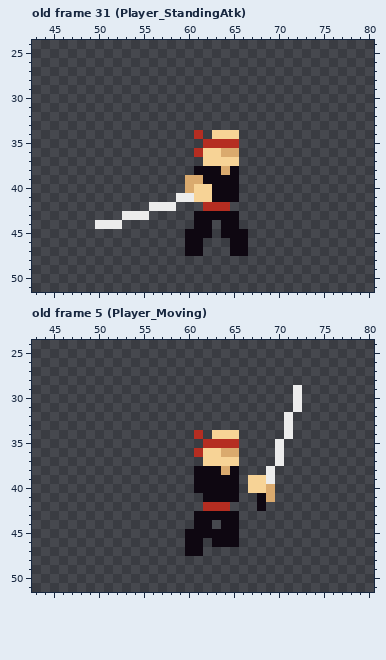
One commit to this pixel-art file: Assets/Player/T_Player.aseprite. Above: the version before the commit.
128x64 pixels, 33 frames. Shown: old frame 31 (Player_StandingAtk): x 43..80, y 24..51; old frame 5 (Player_Moving): x 43..80, y 24..51. The commit also changed other frames, which this record leaves out.
After:
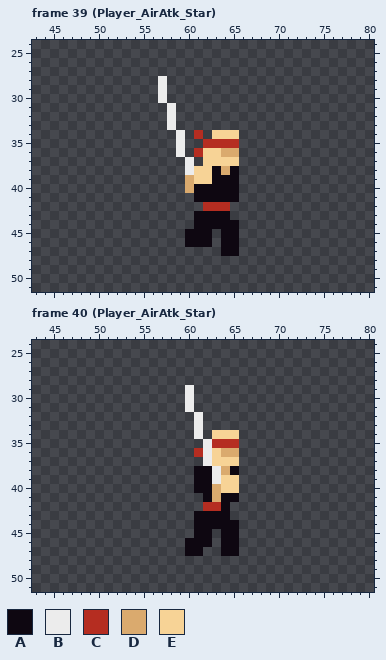
Palette (. is transparent): A #0e0711  B #ececec  C #b52d21  D #daaa6e  E #f7d396
A new or re-ordered frame is compared with the old frame closest to it.
The exact change:
{"change": "frames 33 -> 40"}
{"where": "frame 39 (Player_AirAtk_Star) is new; against old frame 31 (Player_StandingAtk), layers \"Grip\", \"Legs\""}
{"frame":39,"y":28,"x":57,"old":".","new":"B"}
{"frame":39,"y":29,"x":57,"old":".","new":"B"}
{"frame":39,"y":30,"x":57,"old":".","new":"B"}
{"frame":39,"y":31,"x":58,"old":".","new":"B"}
{"frame":39,"y":32,"x":58,"old":".","new":"B"}
{"frame":39,"y":33,"x":58,"old":".","new":"B"}
{"frame":39,"y":34,"x":59,"old":".","new":"B"}
{"frame":39,"y":35,"x":59,"old":".","new":"B"}
{"frame":39,"y":36,"x":59,"old":".","new":"B"}
{"frame":39,"y":37,"x":60,"old":".","new":"B"}
{"frame":39,"y":38,"x":60,"old":".AA","new":"BEE"}
{"frame":39,"y":39,"x":61,"old":"DA","new":"EE"}
{"frame":39,"y":40,"x":61,"old":"EE","new":"AA"}
{"frame":39,"y":41,"x":59,"old":"BBEE","new":"..AA"}
{"frame":39,"y":42,"x":56,"old":"BBB","new":"..."}
{"frame":39,"y":43,"x":53,"old":"BBB","new":"..."}
{"frame":39,"y":43,"x":65,"old":"A","new":"."}
{"frame":39,"y":44,"x":50,"old":"BBB","new":"..."}
{"frame":39,"y":44,"x":63,"old":".","new":"A"}
{"frame":39,"y":45,"x":66,"old":"A","new":"."}
{"frame":39,"y":46,"x":62,"old":".","new":"A"}
{"frame":39,"y":46,"x":64,"old":".","new":"A"}
{"frame":39,"y":46,"x":66,"old":"A","new":"."}
{"frame":39,"y":47,"x":60,"old":"AA","new":".."}
{"frame":39,"y":47,"x":64,"old":".","new":"A"}
{"frame":39,"y":47,"x":66,"old":"A","new":"."}
{"where": "frame 40 (Player_AirAtk_Star) is new; against old frame 5 (Player_Moving), layers \"Grip\", \"Legs\""}
{"frame":40,"y":29,"x":60,"old":".","new":"B"}
{"frame":40,"y":29,"x":72,"old":"B","new":"."}
{"frame":40,"y":30,"x":60,"old":".","new":"B"}
{"frame":40,"y":30,"x":72,"old":"B","new":"."}
{"frame":40,"y":31,"x":60,"old":".","new":"B"}
{"frame":40,"y":31,"x":72,"old":"B","new":"."}
{"frame":40,"y":32,"x":61,"old":".","new":"B"}
{"frame":40,"y":32,"x":71,"old":"B","new":"."}
{"frame":40,"y":33,"x":61,"old":".","new":"B"}
{"frame":40,"y":33,"x":71,"old":"B","new":"."}
{"frame":40,"y":34,"x":61,"old":"C","new":"B"}
{"frame":40,"y":34,"x":71,"old":"B","new":"."}
{"frame":40,"y":35,"x":62,"old":"C","new":"B"}
{"frame":40,"y":35,"x":70,"old":"B","new":"."}
{"frame":40,"y":36,"x":62,"old":"E","new":"B"}
{"frame":40,"y":36,"x":70,"old":"B","new":"."}
{"frame":40,"y":37,"x":62,"old":"E","new":"B"}
{"frame":40,"y":37,"x":70,"old":"B","new":"."}
{"frame":40,"y":38,"x":63,"old":"A","new":"B"}
{"frame":40,"y":38,"x":69,"old":"B","new":"."}
{"frame":40,"y":39,"x":63,"old":"AAA","new":"BEE"}
{"frame":40,"y":39,"x":67,"old":"EEB","new":"..."}
{"frame":40,"y":40,"x":63,"old":"AAA","new":"DEE"}
{"frame":40,"y":40,"x":67,"old":"EED","new":"..."}
{"frame":40,"y":41,"x":63,"old":"A","new":"D"}
{"frame":40,"y":41,"x":68,"old":"AD","new":".."}
{"frame":40,"y":42,"x":64,"old":"C","new":"A"}
{"frame":40,"y":42,"x":68,"old":"A","new":"."}
{"frame":40,"y":43,"x":65,"old":"A","new":"."}
{"frame":40,"y":44,"x":63,"old":".","new":"A"}
{"frame":40,"y":45,"x":60,"old":"A","new":"."}
{"frame":40,"y":45,"x":63,"old":"A","new":"."}
{"frame":40,"y":46,"x":62,"old":".A","new":"A."}
{"frame":40,"y":47,"x":64,"old":"..","new":"AA"}
{"label":"changed","picture_box":[95,76,248,256]}
{"label":"changed","picture_box":[185,385,302,556]}
